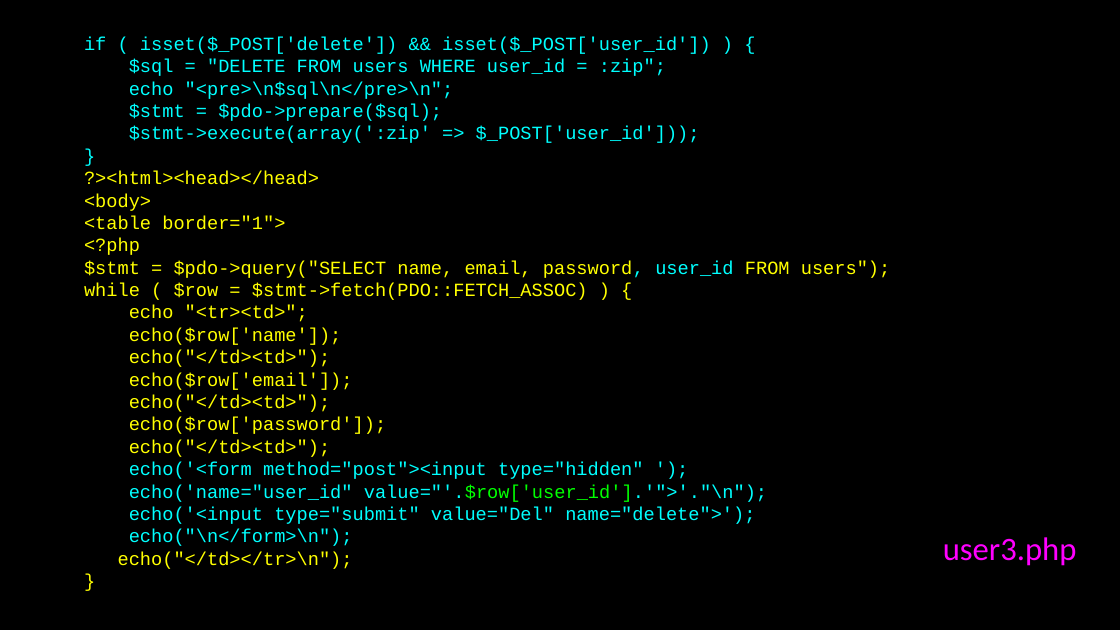
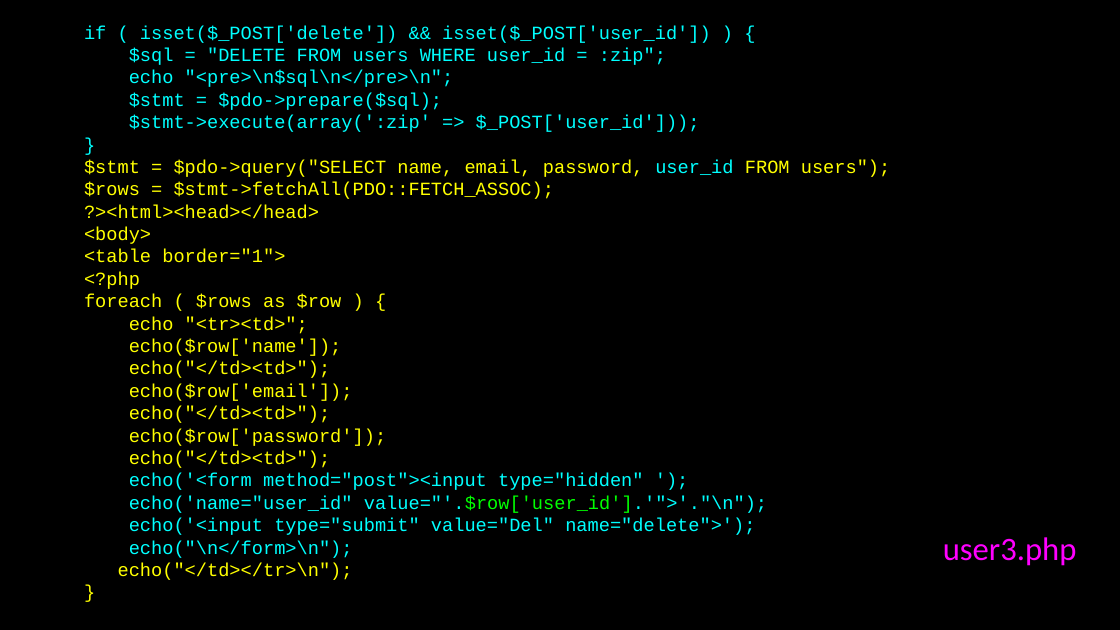
Before and after one commit to csev/wa4e, a slide deck: slide 23 of lectures/PHP-06-MySQL-PDO.ppt. Drawn at 1120x630 pixels with LibreOffice and Linux fonts; fonts in the diff are those of the drawing. Boxes give left, top, right and bottom in pixels: in the first picture for what was removed or moved away, otherwise in the second. Text is boxed around its words. In the diff, an @@ line names an element or a change of style, - is before the commit and + after.

Commit message:
Use fetchAll instead of a while loop.

```diff
--- a/lectures/PHP-06-MySQL-PDO.ppt
+++ b/lectures/PHP-06-MySQL-PDO.ppt
@@ text at box(84, 160, 891, 199): paragraphs added @@
+$stmt = $pdo->query("SELECT name, email, password, user_id FROM users");
+$rows = $stmt->fetchAll(PDO::FETCH_ASSOC);
@@ text at box(84, 294, 342, 309): text changed @@
-$stmt = $pdo->query("SELECT name, email, password, user_id FROM users");
-while ( $row = $stmt->fetch(PDO::FETCH_ASSOC) ) {
+foreach ( $rows as $row ) {
```
Also in this commit, not shown: 6 other slides changed, 5 other files.
